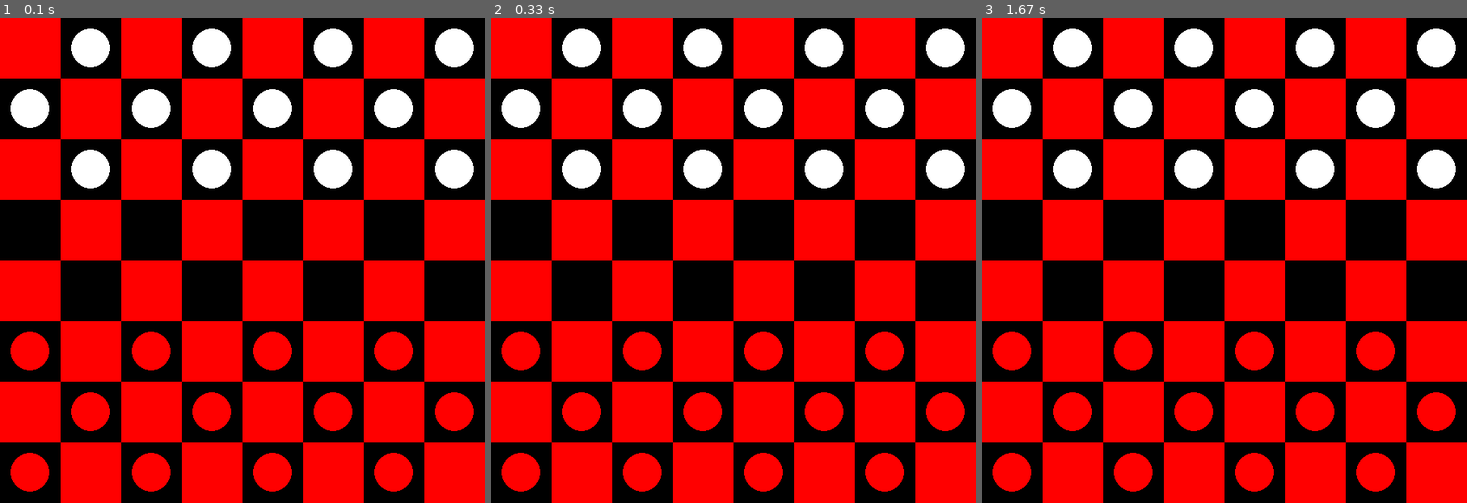
Above: before the commit, frames 1-3 (left to right).
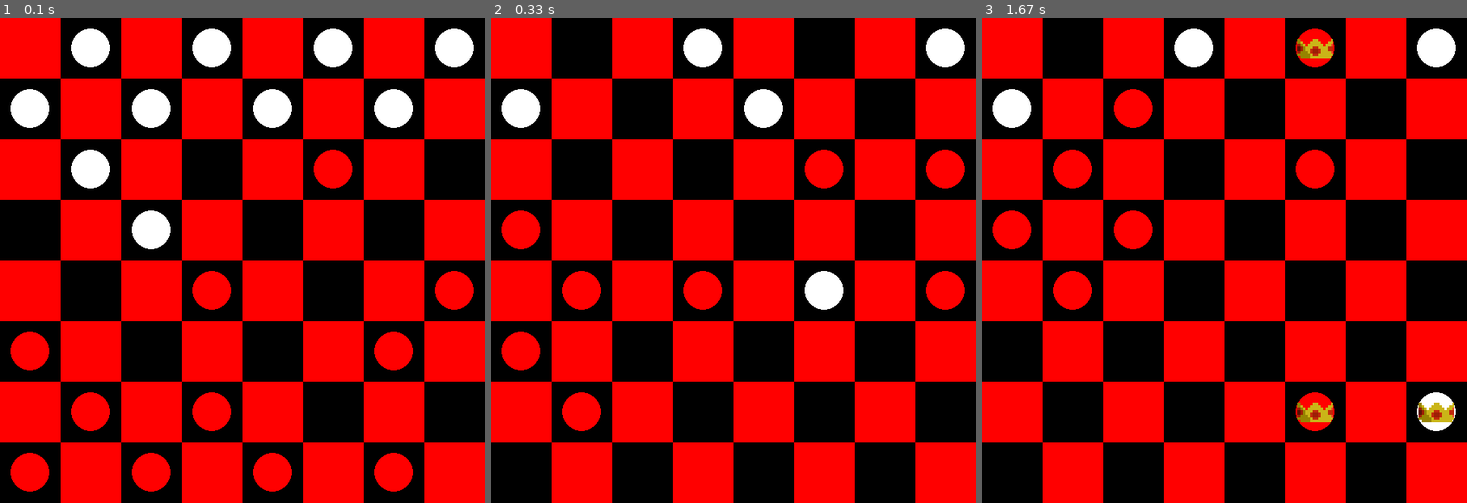
Above: after the commit, the same moments.

Repository: AmirAbaskohi/Checkers-using-pygame
Game: pygame game, started from main.py
Same seed, same stepped clock (60 frames per second), same inputs: the game is played once before the commit and once after it.
Inputs:
- Up to frame 1 (0.1 s): no input
- Up to frame 2 (0.33 s): no input
- Up to frame 3 (1.67 s): no input

The runs differ from the first frame. In frame 1, 4.9% of the frame differs, in the area x 27-98%, y 27-86%; in frame 2, 11%; in frame 3, 12%, in the area x 2-98%, y 2-98%.

Commit message:
Added fully agent.

Diff:
--- a/checkers/game.py
+++ b/checkers/game.py
@@ -10,7 +10,6 @@
 
     def update(self):
         self.board.draw(self.win)
-        self.drawValidMoves(self.validMoves)
         pygame.display.update()
 
     def _init(self):
@@ -22,24 +21,6 @@
     def winner(self):
         return self.board.winner()
 
-    def reset(self):
-        self._init()
-
-    def select(self, row, col):
-        if self.selected:
-            result = self._move(row, col)
-            if not result:
-                self.selected = None
-                self.select(row, col)
-
-        piece = self.board.getPiece(row, col)
-        if piece != 0 and piece.color == self.turn:
-            self.selected = piece
-            self.validMoves = self.board.getValidMoves(piece)
-            return True
-
-        return False
-
     def _move(self, row, col):
         piece = self.board.getPiece(row, col)
         if self.selected and piece == 0 and (row, col) in self.validMoves:
@@ -50,13 +31,7 @@
             self.changeTurn()
         else:
             return False
-
         return True
-
-    def drawValidMoves(self, moves):
-        for move in moves:
-            row, col = move
-            pygame.draw.circle(self.win, BLUE, (col * SQUARE_SIZE + SQUARE_SIZE//2, row * SQUARE_SIZE + SQUARE_SIZE//2), 15)
 
     def changeTurn(self):
         self.validMoves = {}
--- a/main.py
+++ b/main.py
@@ -1,9 +1,12 @@
 import pygame
 from checkers.constants import WIDTH, HEIGHT, SQUARE_SIZE, RED, WHITE
 from checkers.game import Game
-from minimax.algorithm import minimax
+from minimax.minimax import minimax
 
 FPS = 60
+
+WHITE_DEPTH = 3
+RED_DEPTH = 3
 
 WIN = pygame.display.set_mode((WIDTH, HEIGHT))
 pygame.display.set_caption('Checkers')
@@ -14,7 +17,7 @@
     col = x // SQUARE_SIZE
     return row, col
 
-def main():
+if __name__ == '__main__':
     run = True
     clock = pygame.time.Clock()
     game = Game(WIN)
@@ -23,24 +26,21 @@
         clock.tick(FPS)
 
         if game.turn == WHITE:
-            value, newBoard = minimax(game.getBoard(), 3, True, game)
+            value, newBoard = minimax(game.getBoard(), WHITE_DEPTH, True, game)
             game.aiMove(newBoard)
 
         if game.winner() != None:
             print(game.winner())
             run = False
 
+        if game.turn == RED:
+            value, newBoard = minimax(game.getBoard(), RED_DEPTH, False, game)
+            game.aiMove(newBoard)
+
         for event in pygame.event.get():
             if event.type == pygame.QUIT:
                 run = False
 
-            if event.type == pygame.MOUSEBUTTONDOWN:
-                pos = pygame.mouse.get_pos()
-                row, col = getRowColFromMouse(pos)
-                game.select(row, col)
-
         game.update()
 
     pygame.quit()
-
-main()
Empty file removed: __init__.py
Empty file removed: checkers/__init__.py
Empty file removed: minimax/__init__.py
Renamed: minimax/algorithm.py -> minimax/minimax.py
